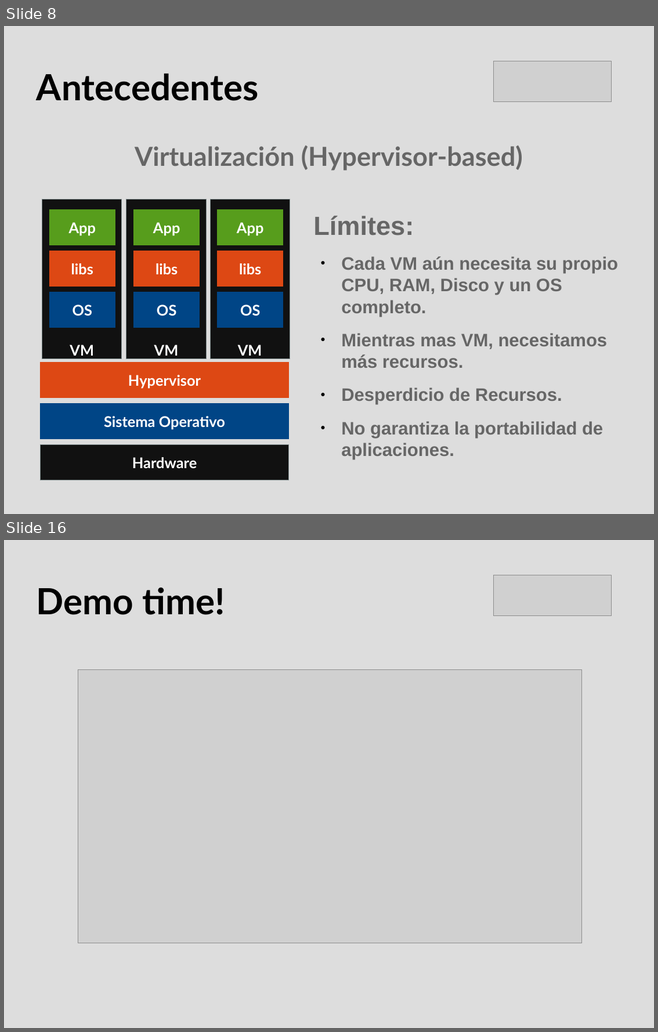
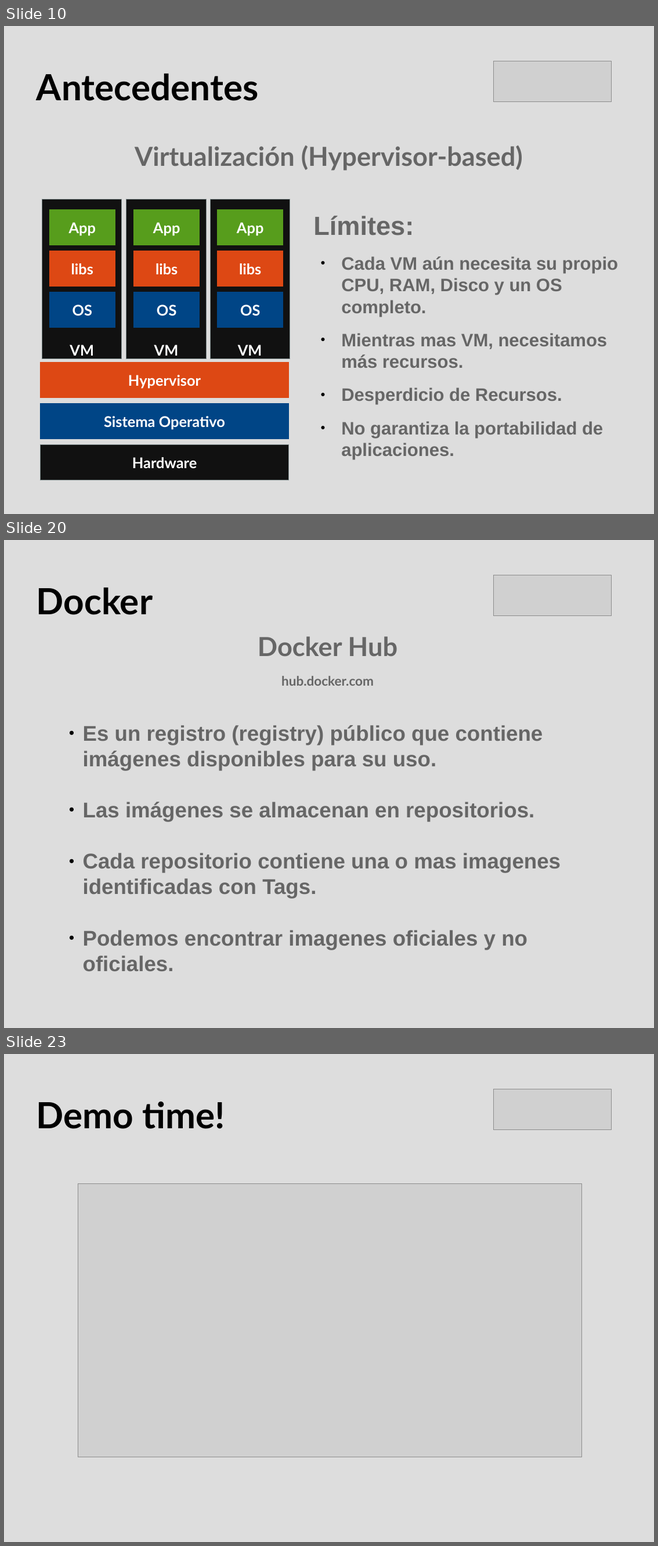
Before and after one commit to hdortiz/docker_rocc2015, a slide deck: presentacion.odp. Shown one above the other, each under a label of ours: slides 8 and 16 before the commit, slides 10, 20 and 23 after it; the slides between them are not shown. The pictures are 658x1032 and 658x1546 pixels, drawn with LibreOffice and Linux fonts; fonts in the diff are those of the drawing; grey boxes stand for pictures. Boxes give left, top, right and bottom in pixels: in the first picture for what was removed or moved away, otherwise in the second. Text is boxed around its words. In the diff, an @@ line names an element or a change of style, - is before the commit and + after.

Commit message:
Se agregaron diapositivas explicando los componentes y conceptos de docker como imagenes, contenedores, repositorios, docker hub, docker machine, docker compose, docker swarm

```diff
--- a/presentacion.odp
+++ b/presentacion.odp
@@ slide 20 added at bbox=[4, 540, 654, 1028], background #DDDDDD @@
@@ title added at bbox=[36, 588, 152, 615], 44 pt, text #000000, bold @@
+Docker
@@ picture added at bbox=[494, 575, 611, 616] @@
@@ text added at bbox=[257, 636, 398, 686], 16 pt, text #666666, bold @@
+Docker Hub
+hub.docker.com
@@ text added at bbox=[83, 725, 560, 972], 26 pt, text #666666, bold @@
+● Es un registro (registry) público que contiene imágenes disponibles para su uso.
+● Las imágenes se almacenan en repositorios.
+● Cada repositorio contiene una o mas imagenes identificadas con Tags.
+● Podemos encontrar imagenes oficiales y no oficiales.
@@ what was slide 8 is now slide 10 @@
@@ what was slide 16 is now slide 23 @@
```
Also in this commit, not shown: 7 slides changed, 9 other slides added, 3 slides removed, 3 other files.
